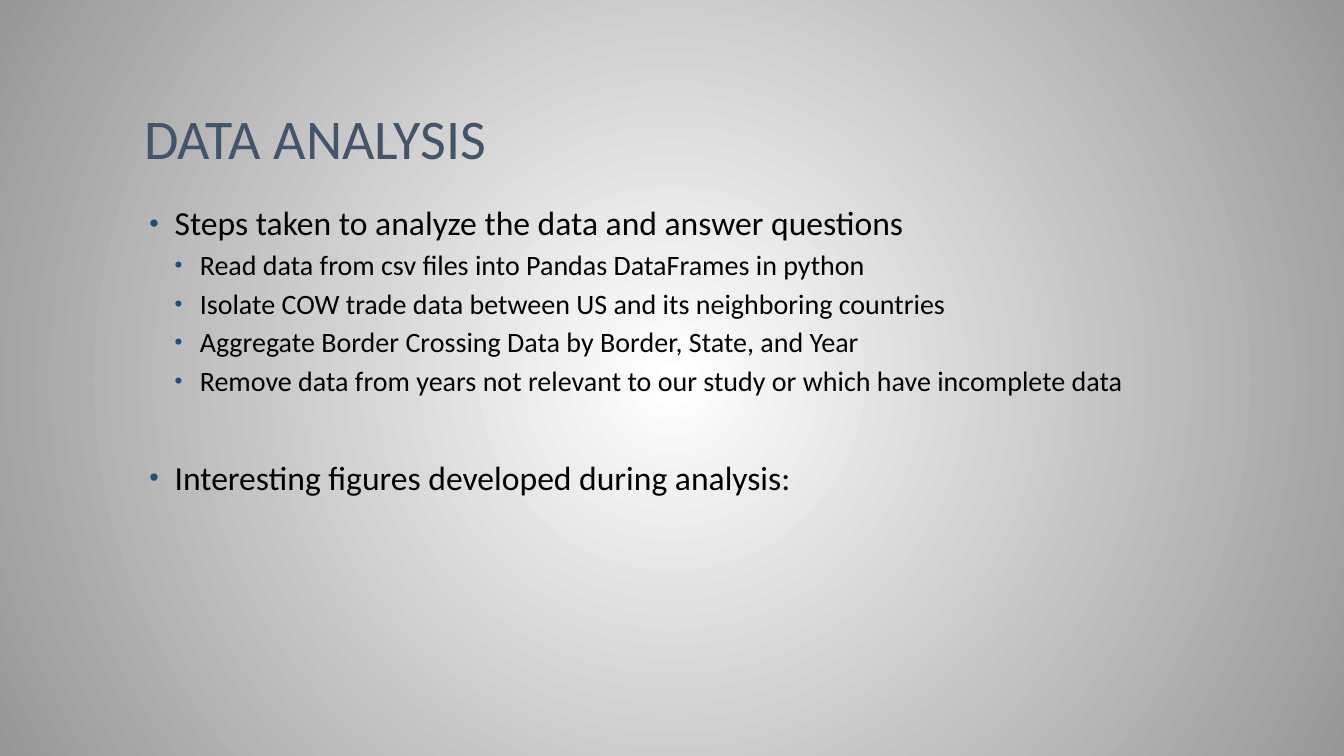
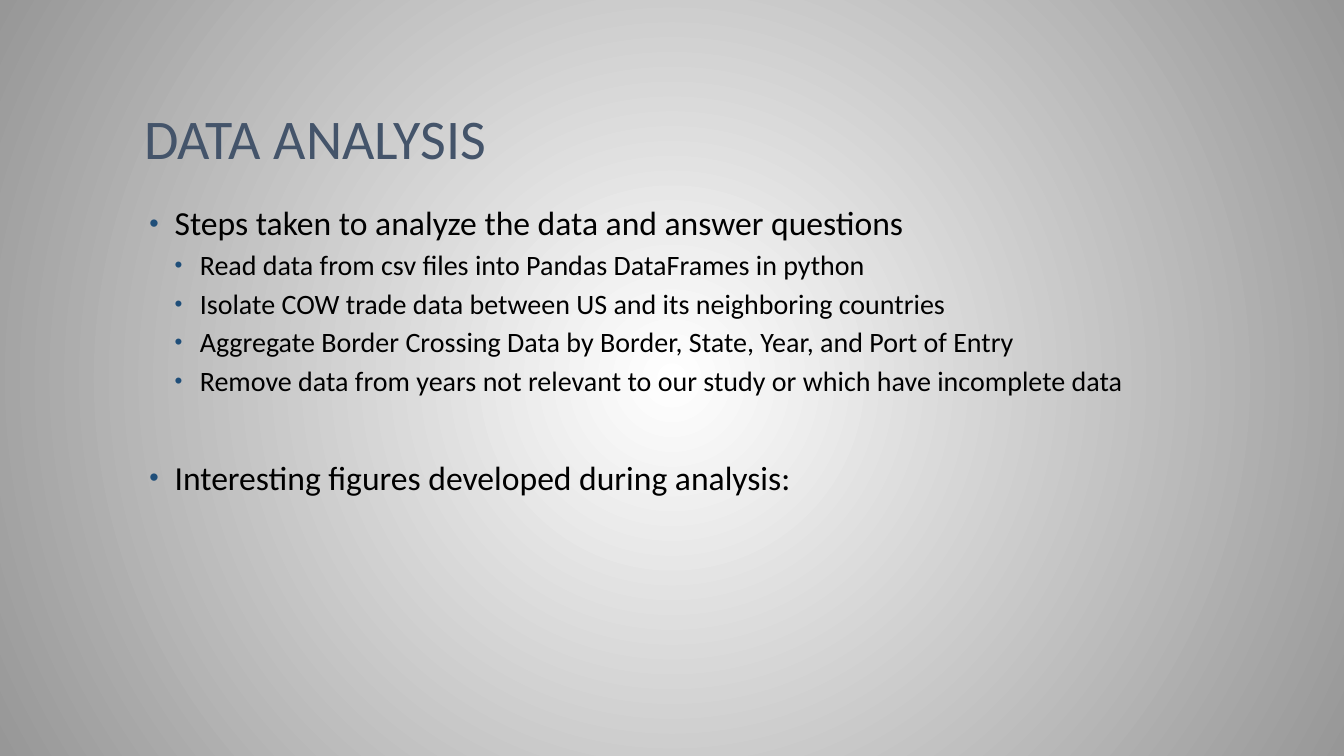
Before and after one commit to philipayazi/Project1_BorderEntries, a slide deck: slide 5 of Border entries x Trade.pptx. Drawn at 1344x756 pixels with LibreOffice and Linux fonts; fonts in the diff are those of the drawing. Boxes give left, top, right and bottom in pixels: in the first picture for what was removed or moved away, otherwise in the second. Text is boxed around its words. In the diff, an @@ line names an element or a change of style, - is before the commit and + after.

```diff
--- a/Border entries x Trade.pptx
+++ b/Border entries x Trade.pptx
@@ text at (200, 332, 1013, 357): text changed @@
-  • Aggregate Border Crossing Data by Border, State, and Year
+  • Aggregate Border Crossing Data by Border, State, Year, and Port of Entry
```
Also in this commit, not shown: 4 other slides changed, 8 slides added.
